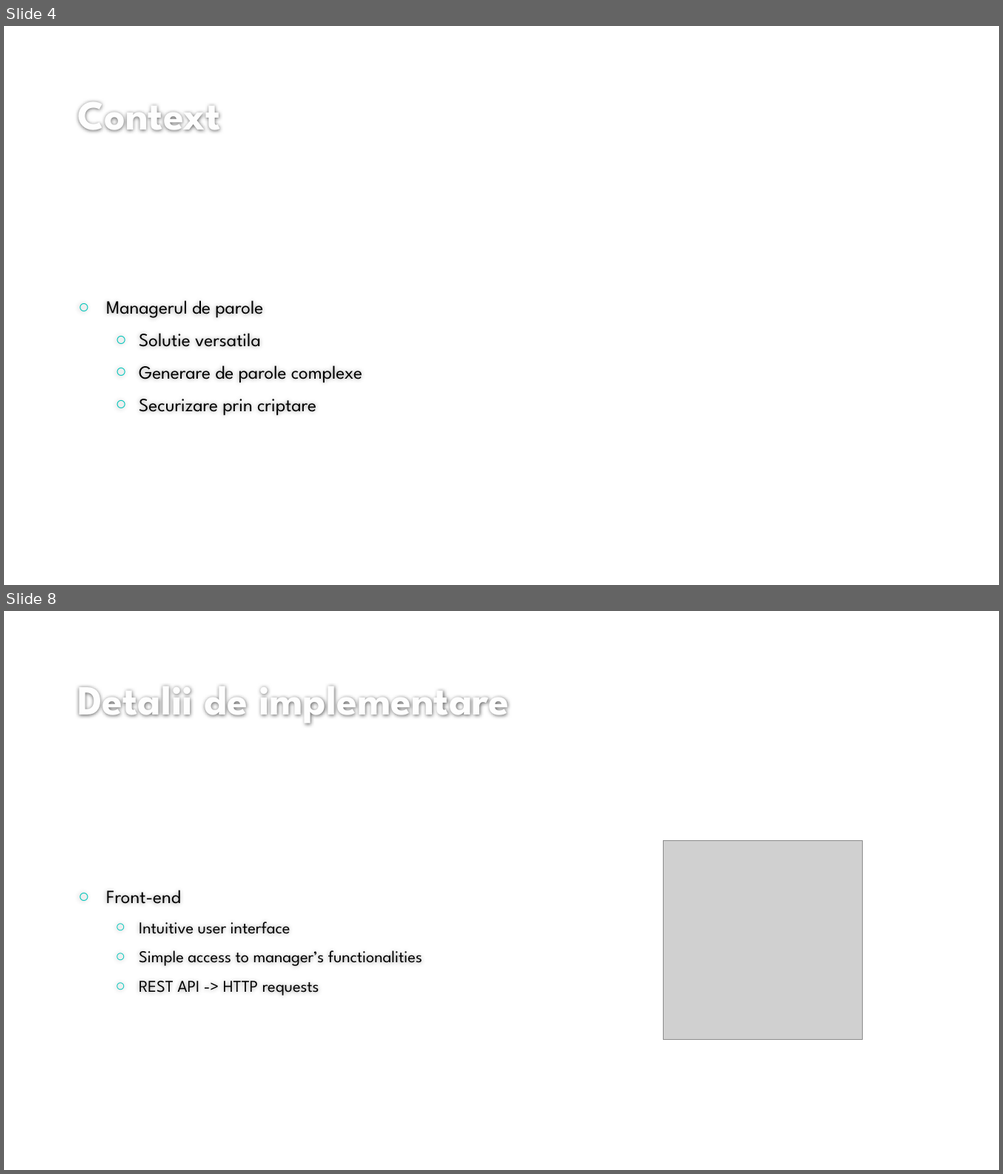
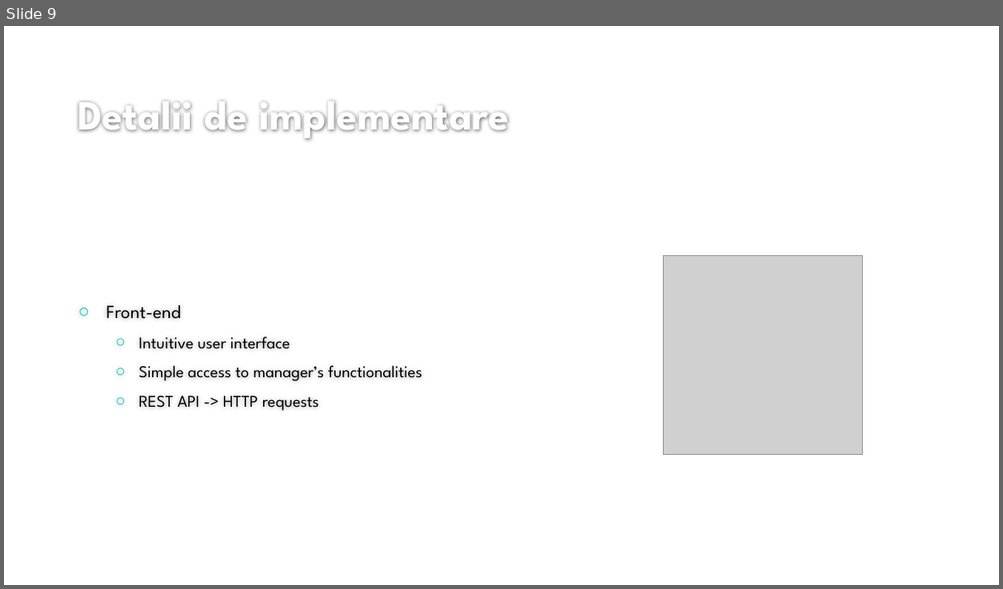
Before and after one commit to dutualincalin/Licenta_Password-Manager, a slide deck: Prezentare Milestone.pptx. Shown one above the other, each under a label of ours: slides 4 and 8 before the commit, slide 9 after it; the slides between them are not shown. The pictures are 1003x1174 and 1003x589 pixels, drawn with LibreOffice and Linux fonts; fonts in the diff are those of the drawing; grey boxes stand for pictures; background and template pictures are left out. Boxes give left, top, right and bottom in pixels: in the first picture for what was removed or moved away, otherwise in the second. Text is boxed around its words. In the diff, an @@ line names an element or a change of style, - is before the commit and + after.

```diff
--- a/Prezentare Milestone.pptx
+++ b/Prezentare Milestone.pptx
@@ slide 4 removed at bbox=[4, 26, 999, 585], background #FFFFFF @@
@@ title removed at bbox=[77, 101, 220, 132] @@
-Context
@@ text removed at bbox=[106, 301, 362, 416] @@
-○ Managerul de parole
-  ○ Solutie versatila
-  ○ Generare de parole complexe
-  ○ Securizare prin criptare
@@ what was slide 8 is now slide 9 @@
```
Also in this commit, not shown: 7 slides changed, 3 slides added, 3 other slides removed, 23 other files.
